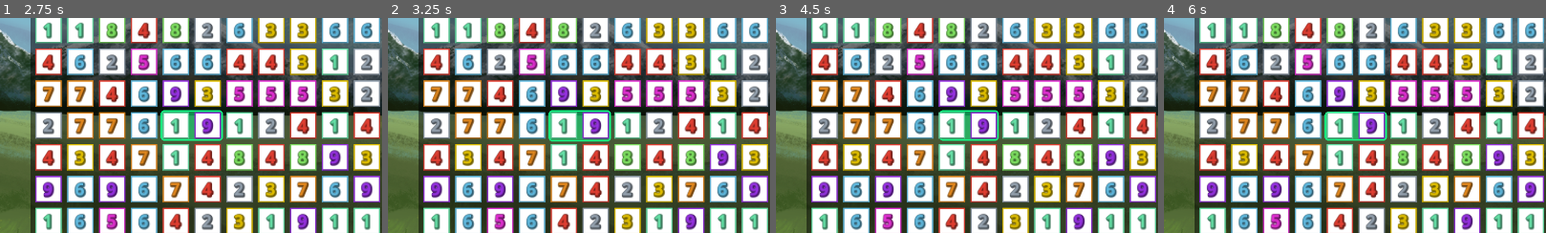
Above: before the commit, frames 1-4 (left to right).
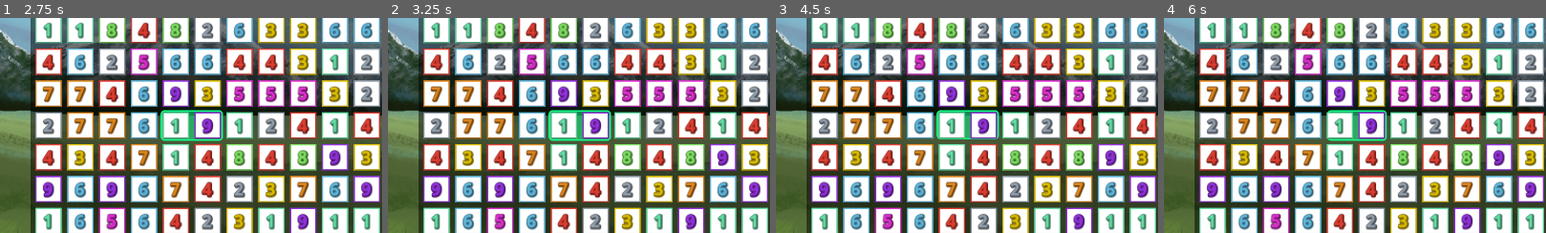
Above: after the commit, the same moments.

Repository: Yngwarr/tens
Game: Godot game, scene res://scenes/MainMenu.tscn
The game is run twice, just before and just after one commit, with the same random seed, the same clock (stepped at 60 frames per second) and the same inputs.
Inputs (mouse positions are % of the whole screen's width and height, from its top left):
- Up to frame 1 (2.75 s): click "Start" at 0.5 s; click (91, 49) at 1.25 s; click (91, 49) at 2 s
- Up to frame 2 (3.25 s): click (91, 49) at 2.75 s
- Up to frame 3 (4.5 s): tap Enter at 3.5 s; move the mouse to (18, 12) at 3.52 s; click (18, 12) at 3.67 s; tap Space at 4.25 s; move the mouse to (22, 12) at 4.27 s; click (22, 12) at 4.42 s
- Up to frame 4 (6 s): tap Enter at 5 s; move the mouse to (27, 12) at 5.02 s; click (27, 12) at 5.17 s; tap Space at 5.75 s; move the mouse to (31, 12) at 5.77 s; click (31, 12) at 5.92 s
The pictures show only the part of the screen within x 12-62%, y 39-89%; the shares and areas given below are measured in that part.

Frame 1 is identical in both runs. In frame 2, 0.2% of the frame differs, in the area x 42-59%, y 55-58%; in frame 3, 0.3%; in frame 4, 0.3%, in the area x 42-59%, y 42-58%.

Commit message:
fix a grubbing bug

Diff:
--- a/src/Grid.gd
+++ b/src/Grid.gd
@@ -16,6 +16,7 @@
 var second_point := Vector2.ZERO
 var step: int = Game.CELL_SIZE
 var appear_step: int = 0
+var is_held := false
 
 func _ready() -> void:
     for y in range(height):
@@ -40,13 +41,21 @@
     var pos := cell.global_position
     first_point = pos
     second_point = pos
+    is_held = true
     update_highlight()
     grabbed.emit()
 
 func on_released() -> void:
+    if not is_held:
+        return
+
+    is_held = false
     released.emit()
 
 func on_cell_moved(cell: NumberCell) -> void:
+    if not is_held:
+        return
+
     var pos := cell.global_position
     second_point = pos
     update_highlight()
